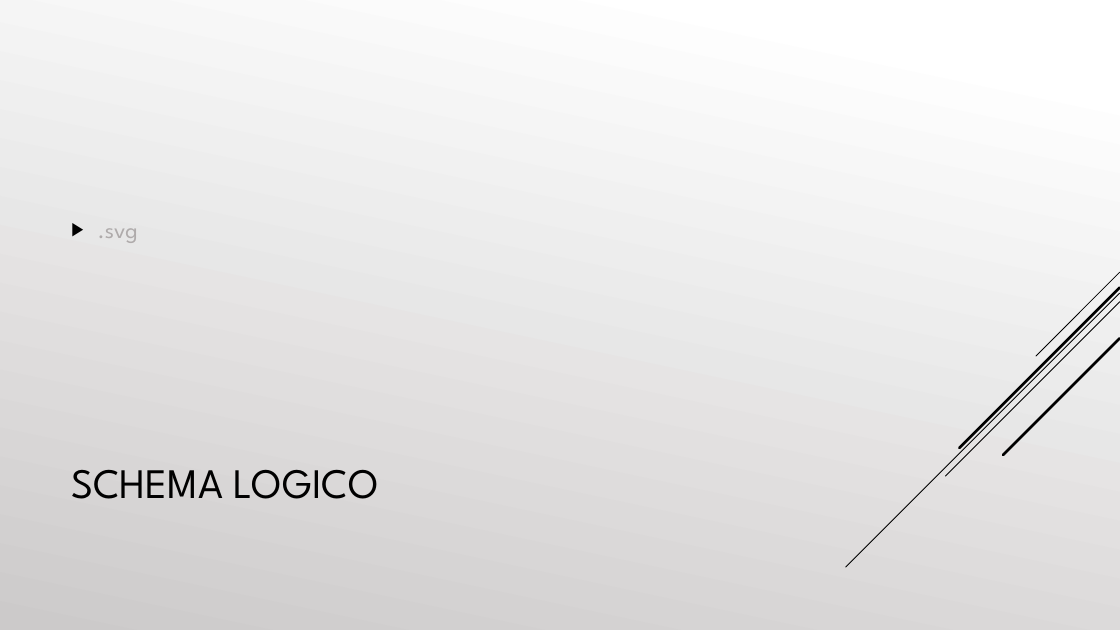
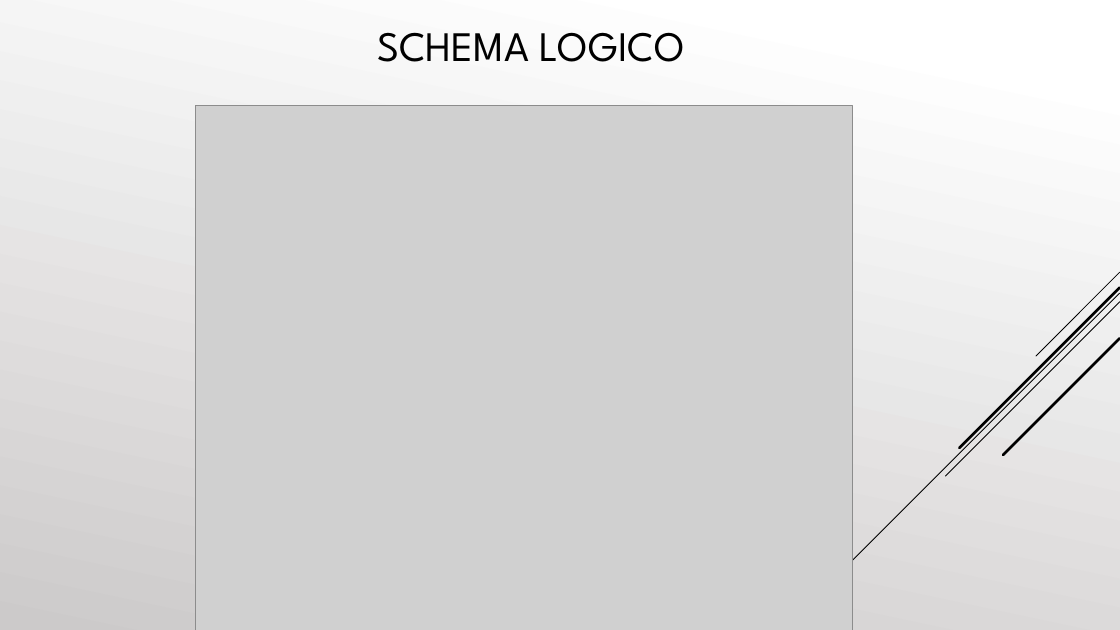
Before and after one commit to cosimob28/GamesHub, a slide deck: slide 34 of Work in progress/Presentazione/GamesHub.pptx. Drawn at 1120x630 pixels with LibreOffice and Linux fonts; fonts in the diff are those of the drawing; grey boxes stand for pictures. Boxes give left, top, right and bottom in pixels: in the first picture for what was removed or moved away, otherwise in the second. Text is boxed around its words. In the diff, an @@ line names an element or a change of style, - is before the commit and + after.

```diff
--- a/Work in progress/Presentazione/GamesHub.pptx
+++ b/Work in progress/Presentazione/GamesHub.pptx
@@ title "SCHEMA LOGICO": place and size @@
-title "SCHEMA LOGICO" at <box>71,469,379,499</box>
+title "SCHEMA LOGICO" at <box>377,32,684,62</box>
@@ picture added at <box>196,106,853,630</box> @@
@@ text removed at <box>98,228,138,243</box> @@
-▶ .svg
```
Also in this commit, not shown: 16 other slides changed, 2 slides added, 1 slide removed.
